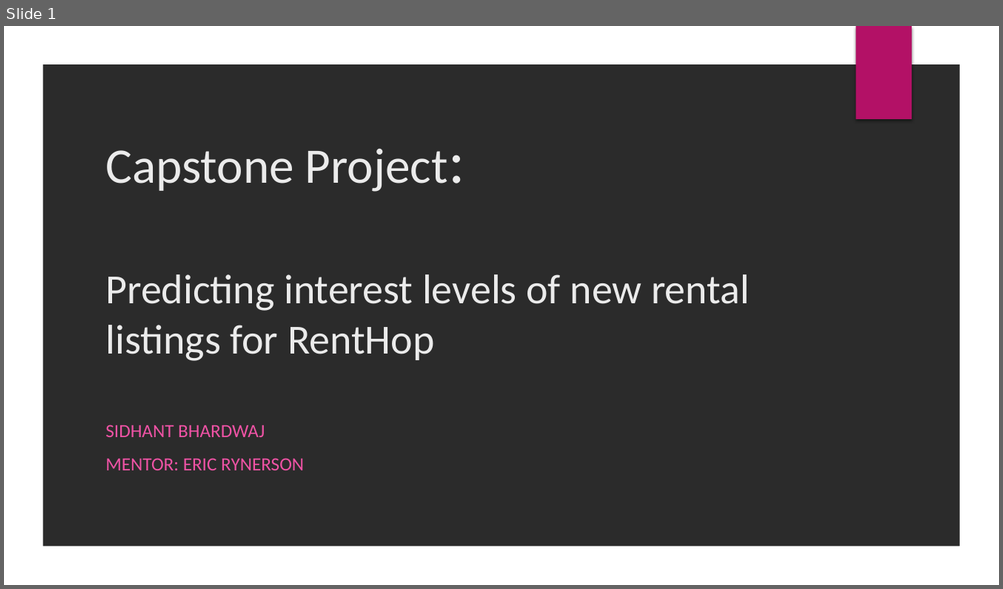
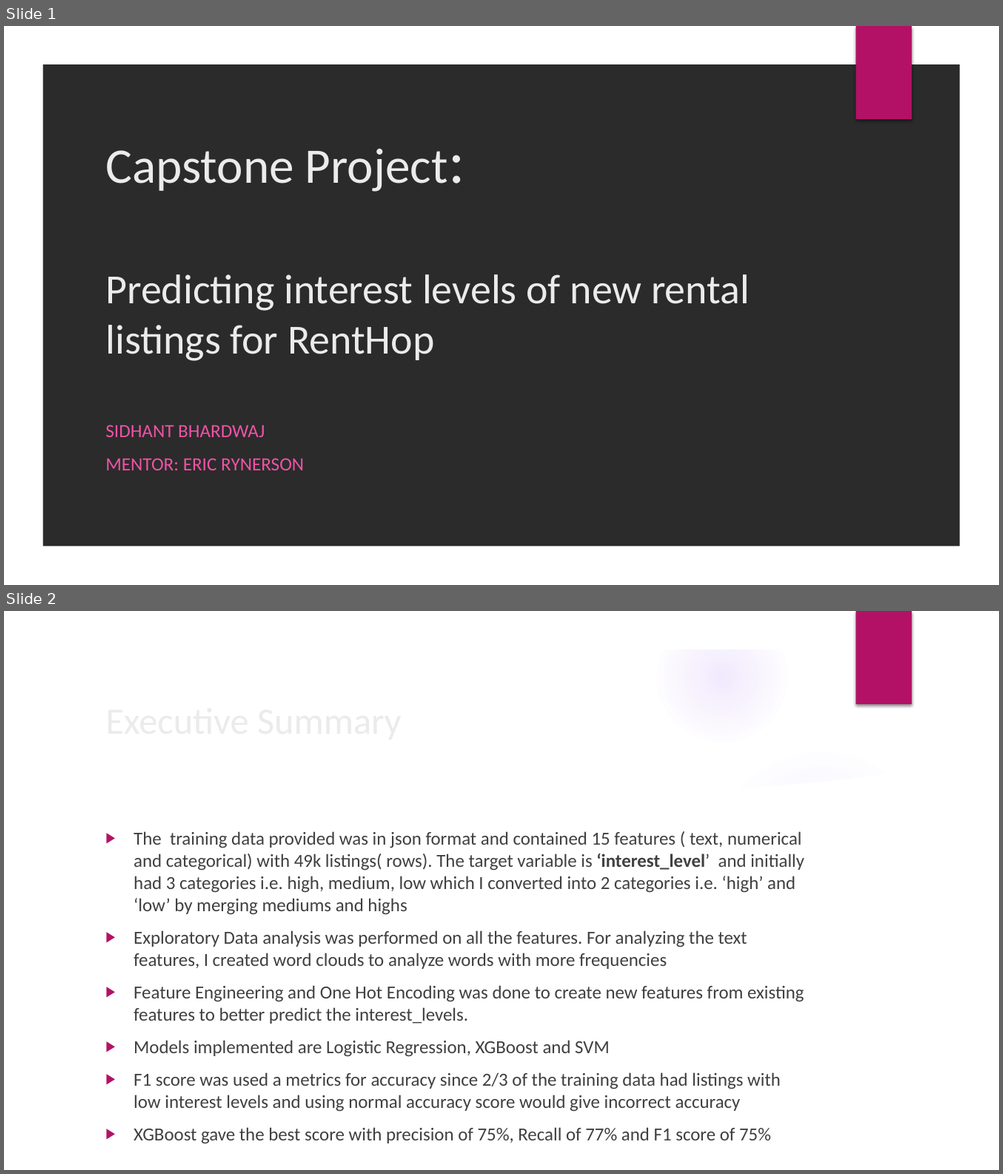
Before and after one commit to SidhantAB/Springboard-data-science-intensive-Capstone-project, a slide deck: Capstone Project Presentation.pptx. Shown one above the other, each under a label of ours: slide 1 before the commit, slides 1 and 2 after it. The pictures are 1003x589 and 1003x1174 pixels, drawn with LibreOffice and Linux fonts; fonts in the diff are those of the drawing; background and template pictures are left out; a plain dark background stands for a picture behind light text. Boxes give left, top, right and bottom in pixels: in the first picture for what was removed or moved away, otherwise in the second. Text is boxed around its words. In the diff, an @@ line names an element or a change of style, - is before the commit and + after.

```diff
--- a/Capstone Project Presentation.pptx
+++ b/Capstone Project Presentation.pptx
@@ slide 2 added at bbox=[4, 611, 999, 1170], background picture (left out); not listed: 2 template elements that a slide beside it also shows @@
@@ title added at bbox=[98, 690, 813, 748], 36 pt, text #EBEBEB @@
+Executive Summary
@@ group added at bbox=[4, 612, 967, 1170]: 5 ellipses, 2 freeform shapes @@
@@ text added at bbox=[134, 832, 804, 1145], 17.8 pt, text #404040 @@
+▶ The training data provided was in json format and contained 15 features ( text, numerical and categorical) with 49k listings( rows). The target variable is ‘interest_level’ and initially had 3 categories i.e. high, medium, low which I converted into 2 categories i.e. ‘high’ and ‘low’ by merging mediums and highs
+▶ Exploratory Data analysis was performed on all the features. For analyzing the text features, I created word clouds to analyze words with more frequencies
+▶ Feature Engineering and One Hot Encoding was done to create new features from existing features to better predict the interest_levels.
+▶ Models implemented are Logistic Regression, XGBoost and SVM
+▶ F1 score was used a metrics for accuracy since 2/3 of the training data had listings with low interest levels and using normal accuracy score would give incorrect accuracy
+▶ XGBoost gave the best score with precision of 75%, Recall of 77% and F1 score of 75%
```
Also in this commit, not shown: 13 slides changed, 6 other slides added, 4 slides removed.
